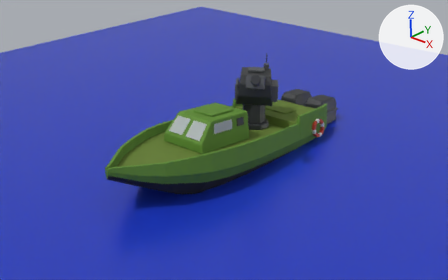
What one commit did to the Blender file resources/3d/jackal_boat_lowpoly.blend.
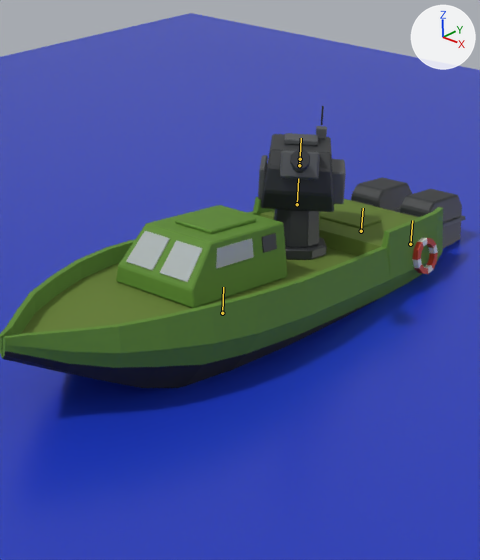
Each version is shown from the file's camera 'Camera', then close up on the part from 24% to 77% of the width and 0% to 100% of the height. The lights are fixed; the arrows at upper right show +X, +Y and +Z. The first two pictures are the older version. Both versions are drawn at frame 7 of the action 'Death'; the numbers are the values there. The bones that bend it are drawn over the model as lines in the close-ups.

Names of what the first close-up shows: 'Boat', 'Water'.
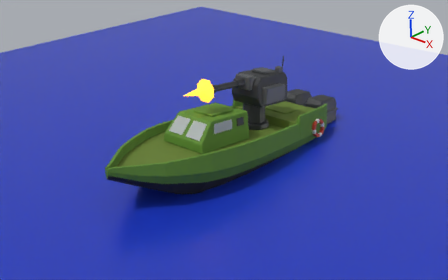
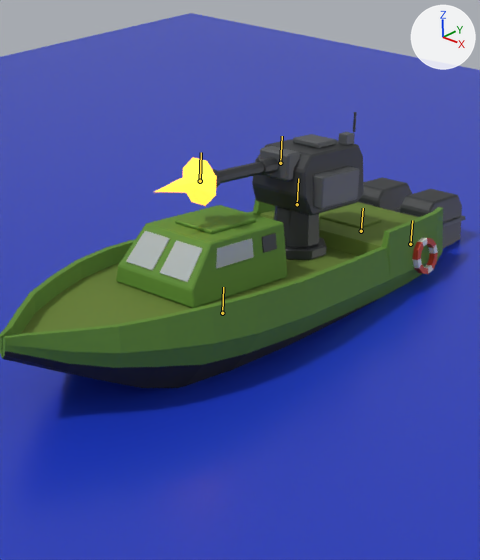
Location of each change, [x1, y1, x2, y2] in pixels of the close-ups (480 x 560 px):
'Boat', posed: before [0, 106, 465, 388]; after [0, 112, 465, 388]
bone 'Gun', root to tip: before (299, 165) to (301, 138); after (280, 163) to (282, 136)
bone 'Flash', root to tip: before (300, 159) to (300, 159); after (200, 181) to (201, 152)

Edits to the bpy script that builds the scene:
```text
Change bone_turret:
    where bone_turret = bpy.data.objects['Boat_Rig'].pose.bones['Turret']  # child of 'Root'
    bone_turret.rotation_quaternion: (0.946, 0.0, 0.326, 0.0) -> (1.0, 0.0, 0.0, 0.0)  # degrees (0, 38, 0) -> degrees (0, 0, 0)
Change bone_gun:
    where bone_gun = bpy.data.objects['Boat_Rig'].pose.bones['Gun']  # child of 'Turret'
    bone_gun.rotation_quaternion: (0.99, -0.138, 0.0, 0.0) -> (1.0, 0.0, 0.0, 0.0)  # degrees (-16, 0, 0) -> degrees (0, 0, 0)
Change bone_flash:
    where bone_flash = bpy.data.objects['Boat_Rig'].pose.bones['Flash']  # child of 'Barrel'
    bone_flash.scale: (0.0, 0.0, 0.0) -> (1.0, 1.0, 1.0)
```
